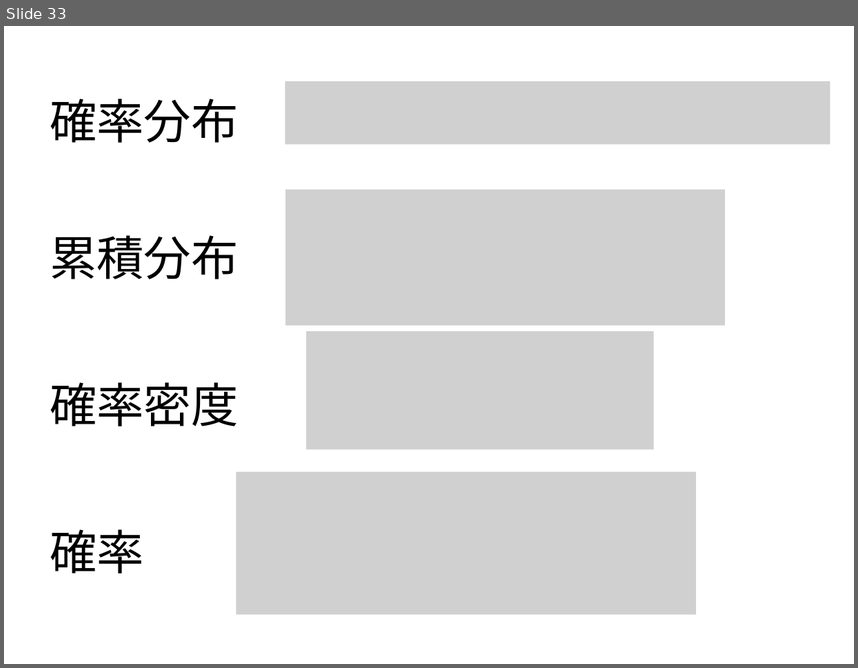
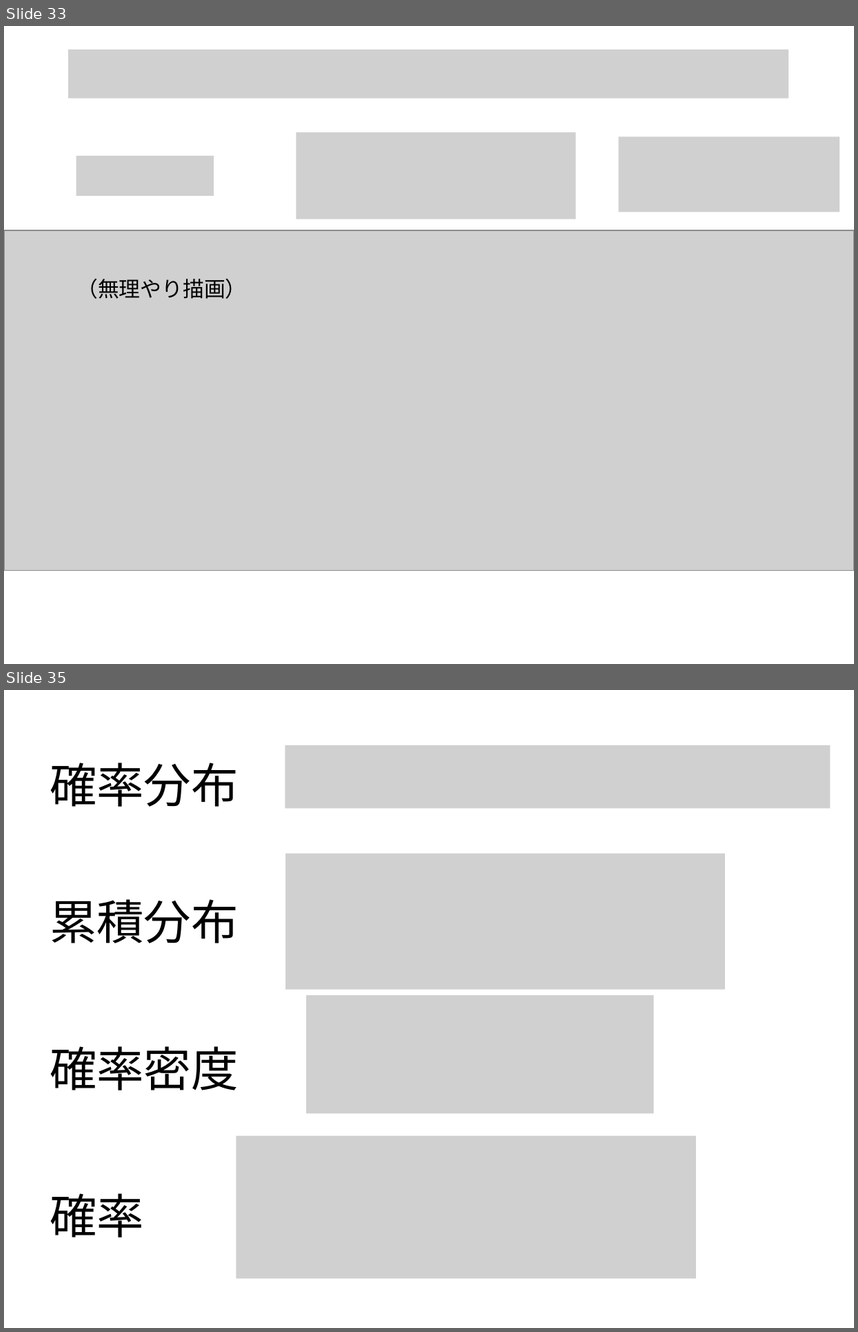
Before and after one commit to kilometer0101/TokyoR79, a slide deck: TokyoR79.pptx. Shown one above the other, each under a label of ours: slide 33 before the commit, slides 33 and 35 after it; the slides between them are not shown. The pictures are 858x668 and 858x1332 pixels, drawn with LibreOffice and Linux fonts; fonts in the diff are those of the drawing; grey boxes stand for pictures. Boxes give left, top, right and bottom in pixels: in the first picture for what was removed or moved away, otherwise in the second. Text is boxed around its words. In the diff, an @@ line names an element or a change of style, - is before the commit and + after.

```diff
--- a/TokyoR79.pptx
+++ b/TokyoR79.pptx
@@ slide 33 added at bbox=[4, 26, 854, 664], background #FFFFFF @@
@@ picture added at bbox=[69, 49, 789, 98] @@
@@ picture added at bbox=[297, 132, 576, 219] @@
@@ picture added at bbox=[619, 136, 840, 212] @@
@@ picture added at bbox=[76, 156, 214, 196] @@
@@ picture added at bbox=[4, 230, 854, 570] @@
@@ text added at bbox=[76, 279, 246, 299], 18 pt, text #000000 @@
+（無理やり描画）
@@ picture added at bbox=[683, 297, 804, 350] @@
@@ picture added at bbox=[163, 444, 187, 492] @@
@@ what was slide 33 is now slide 35 @@
```
Also in this commit, not shown: 3 other slides added, 2 slides removed, 2 other files.
